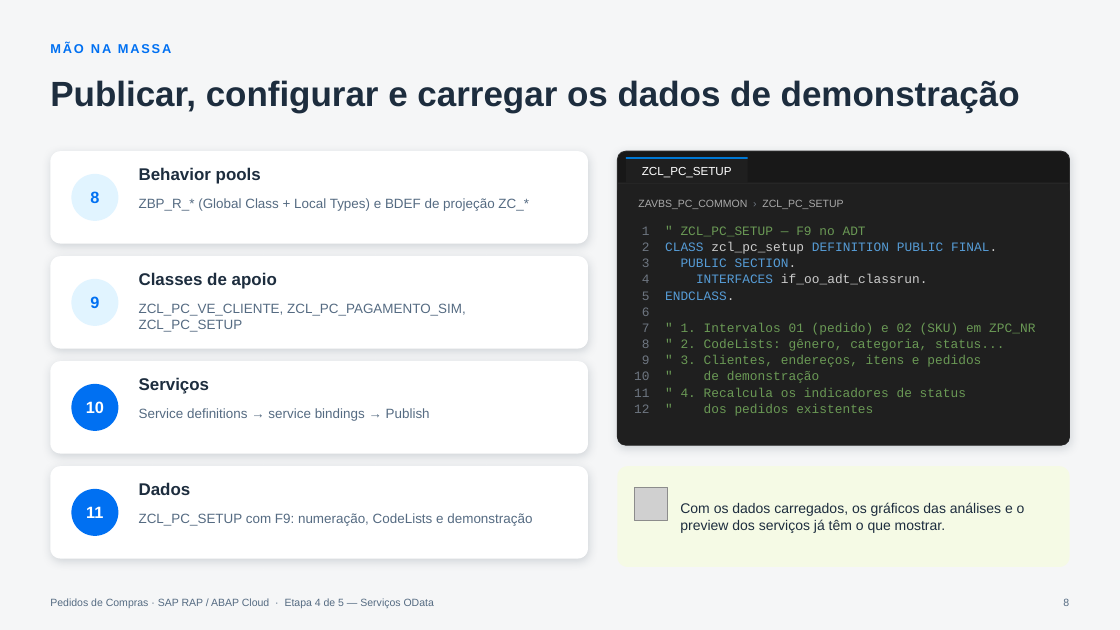
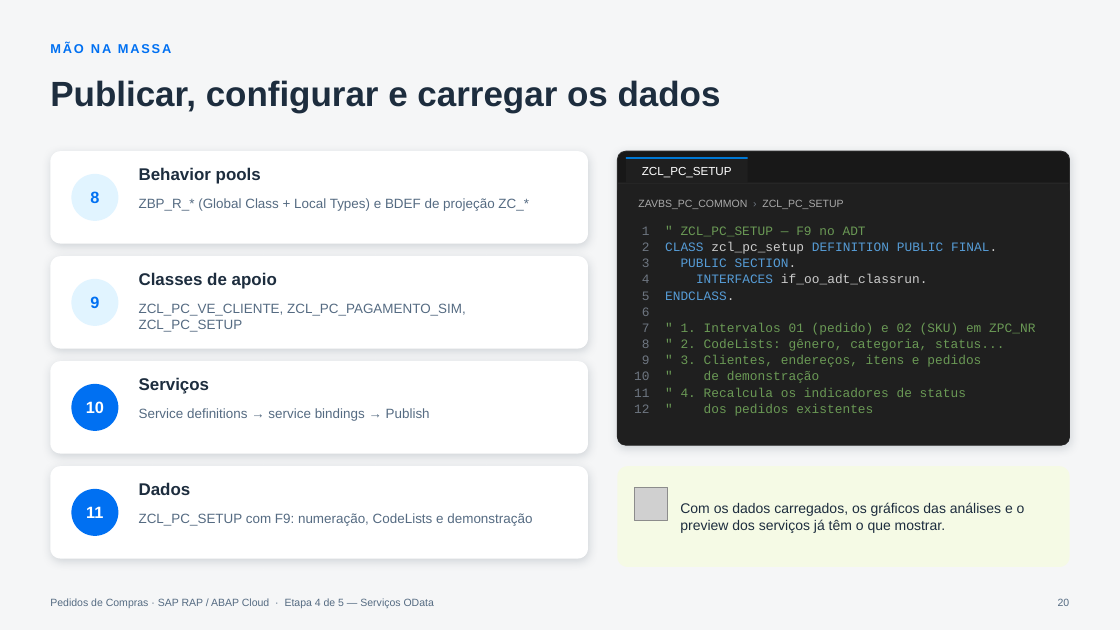
Before and after one commit to AdrianoBispo/sap-abap-rap-pedidos-de-compras-app, a slide deck: slide 20 of docs/apresentacoes/04-servicos-odata.pptx (slide 8 before the commit). Drawn at 1120x630 pixels with LibreOffice and Linux fonts; fonts in the diff are those of the drawing; grey boxes stand for pictures. Boxes give left, top, right and bottom in pixels: in the first picture for what was removed or moved away, otherwise in the second. Text is boxed around its words. In the diff, an @@ line names an element or a change of style, - is before the commit and + after.

```diff
--- a/docs/apresentacoes/04-servicos-odata.pptx
+++ b/docs/apresentacoes/04-servicos-odata.pptx
@@ title at bbox=[50, 80, 721, 113]: text changed @@
-Publicar, configurar e carregar os dados de demonstração
+Publicar, configurar e carregar os dados
@@ page number at bbox=[1058, 598, 1070, 606]: text changed @@
-8
+20
```
Also in this commit, not shown: 7 other slides changed, 12 slides added.
